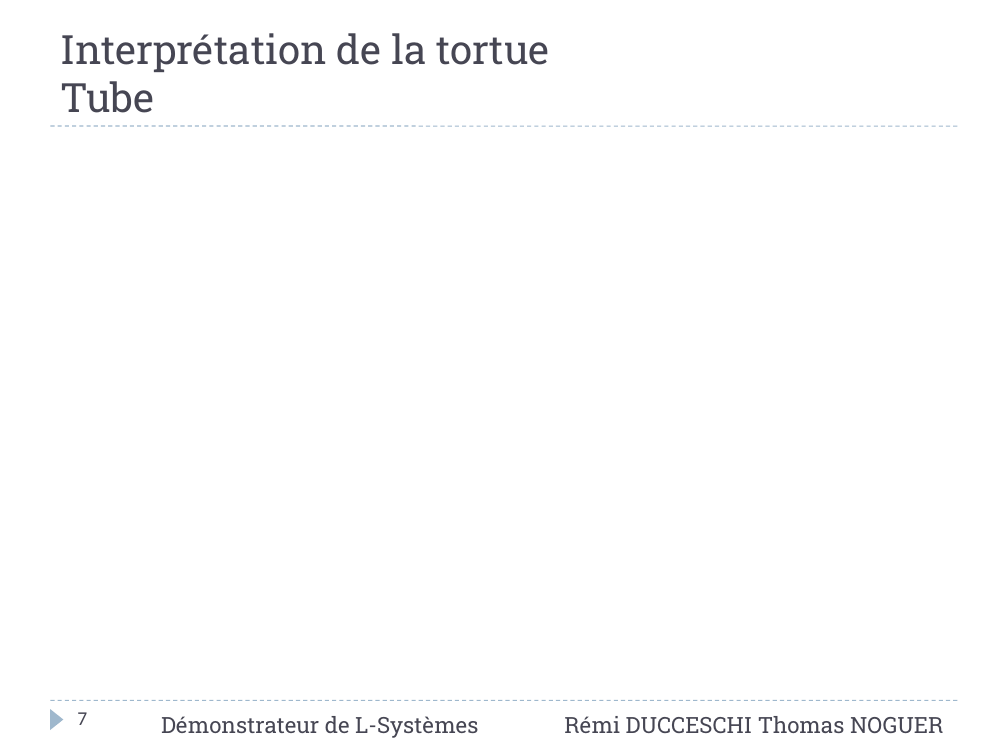
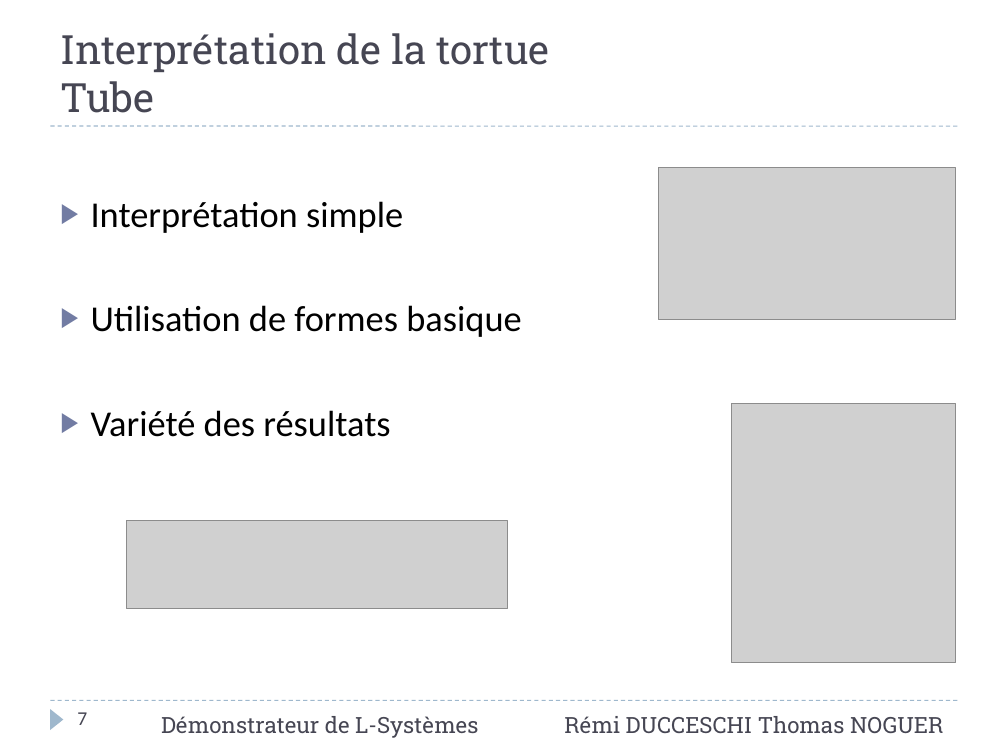
Before and after one commit to Cepheus/L-Systems, a slide deck: slide 7 of doc/Rapport/Présentation.pptx. Drawn at 1008x756 pixels with LibreOffice and Linux fonts; fonts in the diff are those of the drawing; grey boxes stand for pictures. Boxes give left, top, right and bottom in pixels: in the first picture for what was removed or moved away, otherwise in the second. Text is boxed around its words. In the diff, an @@ line names an element or a change of style, - is before the commit and + after.

```diff
--- a/doc/Rapport/Présentation.pptx
+++ b/doc/Rapport/Présentation.pptx
@@ picture added at box(658, 168, 956, 320) @@
@@ text added at box(91, 201, 521, 437), 26 pt, text #000000 @@
+▶ Interprétation simple
+▶ Utilisation de formes basique
+▶ Variété des résultats
@@ picture added at box(731, 403, 955, 663) @@
@@ picture added at box(126, 521, 507, 609) @@
```
Also in this commit, not shown: 9 other slides changed, 1 slide added, 1 slide removed.
